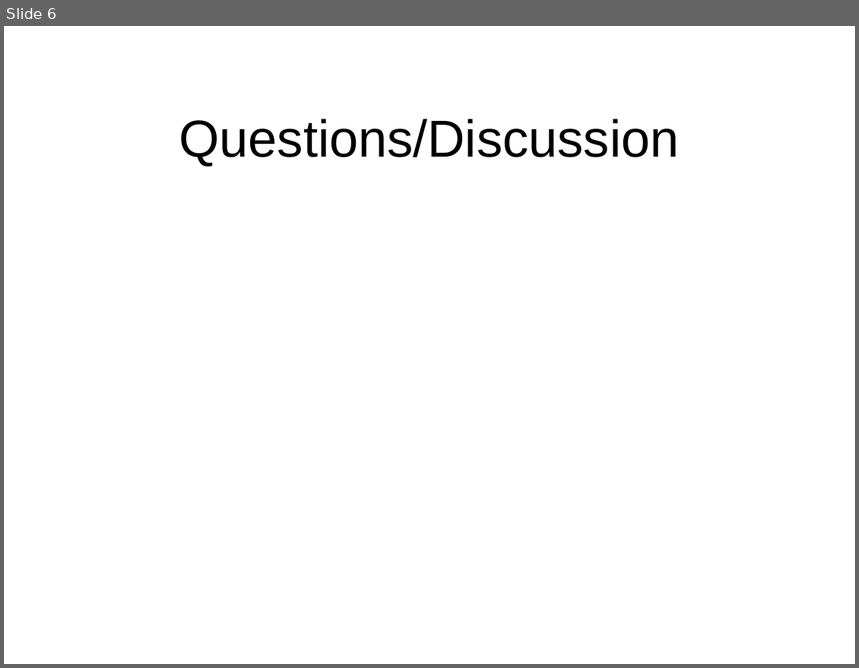
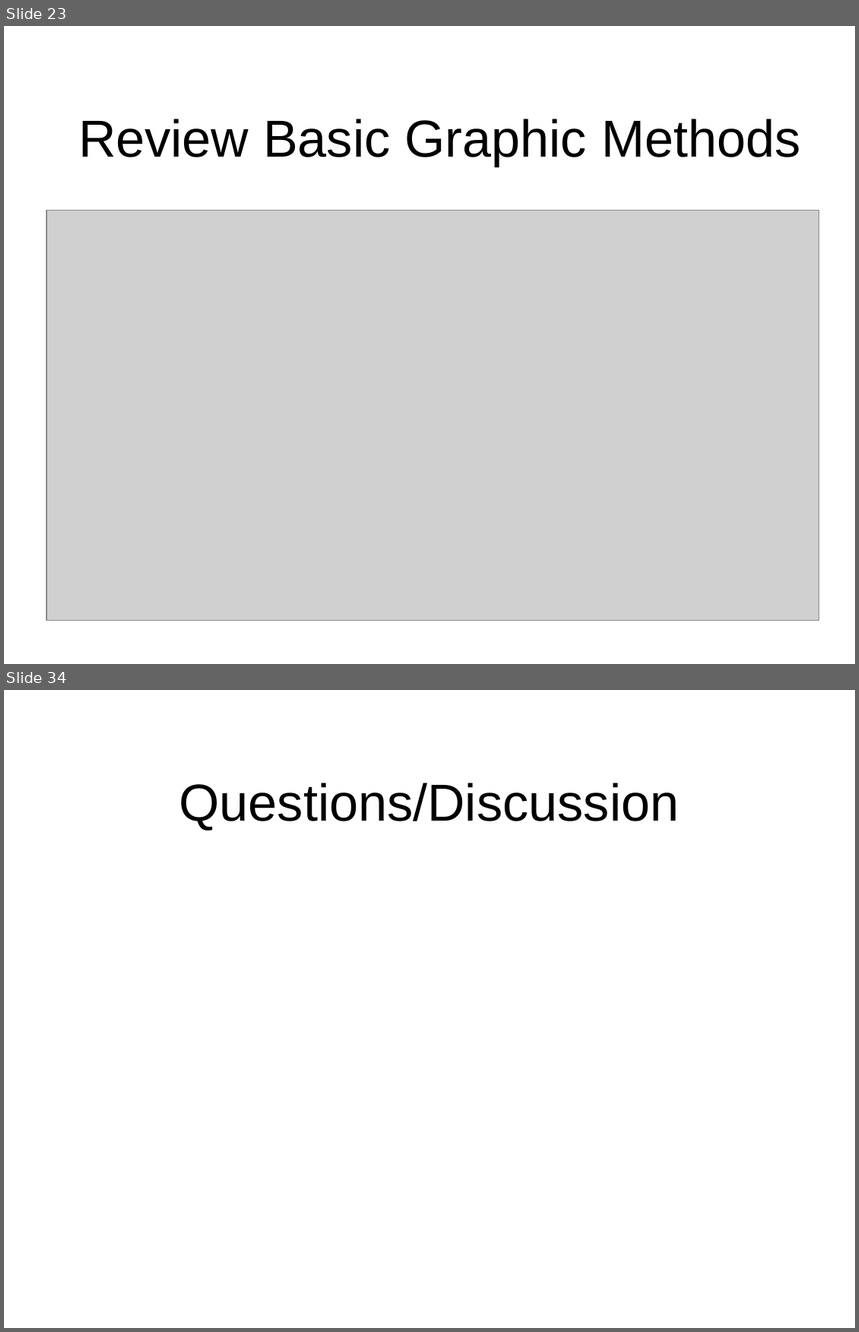
Before and after one commit to octaviordz/zjnu2017.github.io, a slide deck: OOP/lectures/080--Graphics.pptx. Shown one above the other, each under a label of ours: slide 6 before the commit, slides 23 and 34 after it; the slides between them are not shown. The pictures are 859x668 and 859x1332 pixels, drawn with LibreOffice and Linux fonts; fonts in the diff are those of the drawing; grey boxes stand for pictures. Boxes give left, top, right and bottom in pixels: in the first picture for what was removed or moved away, otherwise in the second. Text is boxed around its words. In the diff, an @@ line names an element or a change of style, - is before the commit and + after.

Commit message:
Graphics lecture.

```diff
--- a/OOP/lectures/080--Graphics.pptx
+++ b/OOP/lectures/080--Graphics.pptx
@@ slide 23 added at <box>4,26,855,664</box>, background #FFFFFF @@
@@ title added at <box>78,119,800,166</box>, 44 pt, text #000000 @@
+Review Basic Graphic Methods
@@ picture added at <box>47,211,819,621</box> @@
@@ what was slide 6 is now slide 34 @@
```
Also in this commit, not shown: 3 slides changed, 28 other slides added, 1 slide removed, 1 other file.
